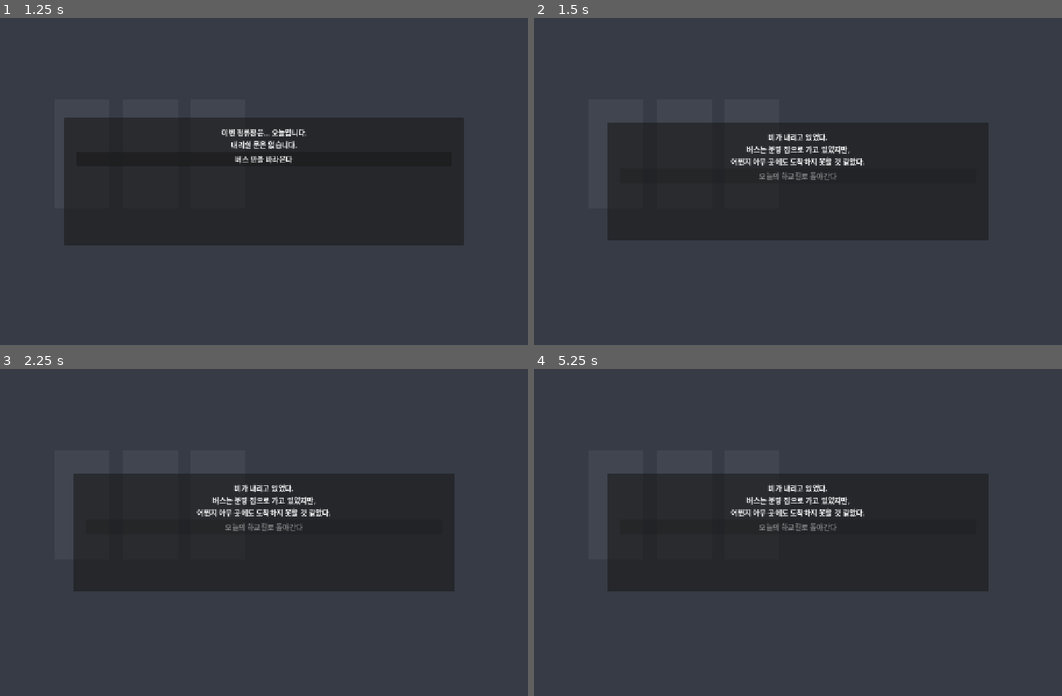
Above: before the commit, frames 1-4 (two rows, left to right).
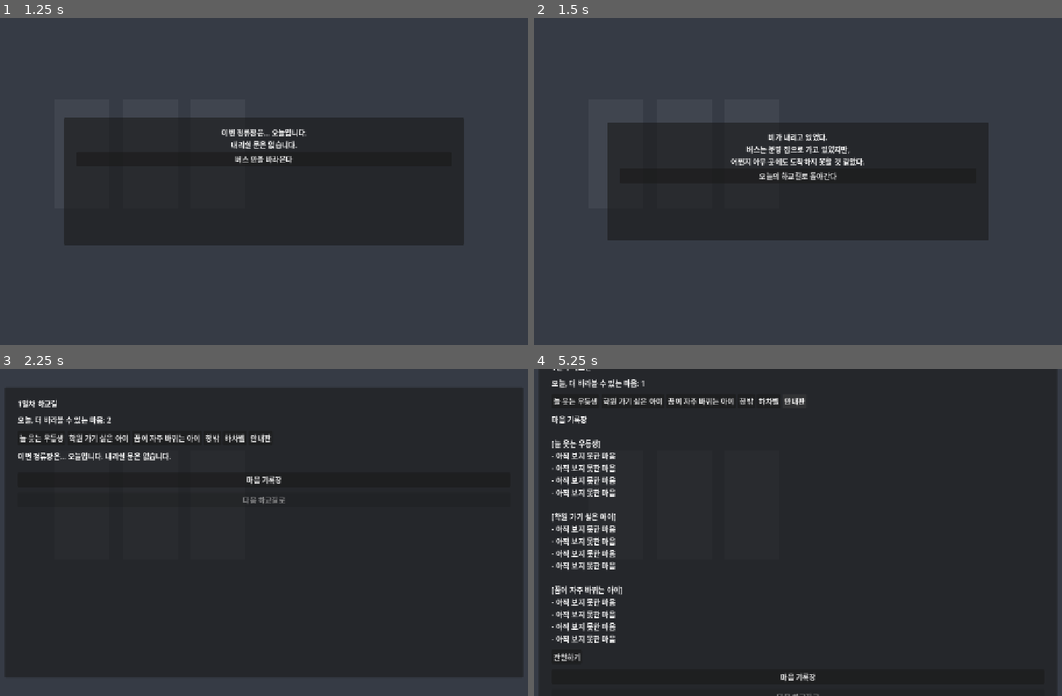
Above: after the commit, the same moments.

Repository: yogitobi31/afterschool
Game: Godot game, scene res://scenes/Main.tscn
The game is run twice, just before and just after one commit, with the same random seed, the same clock (stepped at 60 frames per second) and the same inputs.
Inputs (mouse positions are in pixels of both pictures, inside the frame that each line leads up to):
- Up to frame 1 (1.25 s): click "창밖을 바라본다" at 0.5 s
- Up to frame 2 (1.5 s): click "버스 안을 바라본다" at 1.25 s
- Up to frame 3 (2.25 s): click (264, 525) at 2 s, where only the run after the commit has a clickable "오늘의 하교길로 돌아간다"
- Up to frame 4 (5.25 s): click (792, 437) at 2.75 s, where only the run after the commit has a clickable "안내판"; click (565, 473) at 3.5 s, where only the run after the commit has a clickable "관찰하기"; click (798, 493) at 4.25 s, where only the run after the commit has a clickable "마음 기록장"; click (792, 401) at 5 s, where only the run after the commit has a clickable "안내판"

Frame 1 is identical in both runs. In frame 2, 0.2% of the frame differs, in the area x 42-58%, y 47-50%; in frame 3, 61%; in frame 4, 72%, in the area x 1-99%, y 0-100%.

Commit message:
Fix day intro transition and implement 5-day clue loop gameplay

Diff:
--- a/scripts/main.gd
+++ b/scripts/main.gd
@@ -2,11 +2,13 @@
 
 const DAY_INTRO_TEXTS: Dictionary = {
 	1: "비가 내리고 있었다.\n버스는 분명 집으로 가고 있었지만,\n어쩐지 아무 곳에도 도착하지 못할 것 같았다.",
-	2: "같은 하교길인데 어제 보지 못한 장면이 보였다.",
-	3: "반복될수록 버스 안의 색이 조금씩 옅어졌다.",
-	4: "겉으로 보이는 색과 진짜 마음이 다를 수도 있다는 생각이 들었다.",
-	5: "다섯 번째 하교길. 오늘은 더는 조사하지 않는다. 이제 선택해야 한다."
+	2: "같은 빗소리.\n같은 좌석.\n하지만 어제 보지 못했던 색이 하나 보였다.",
+	3: "버스 안의 색이 조금씩 사라지고 있었다.\n누군가의 마음이 회색으로 접히고 있었다.",
+	4: "이제는 알아야 했다.\n밝아 보이는 색이, 정말 그 아이의 색인지.",
+	5: "다섯 번째 하교길.\n오늘은 누군가에게 하나의 색을 건네야 한다."
 }
+
+const STUDENT_IDS: Array[String] = ["honor_student", "academy_child", "drifting_dreamer"]
 
 @onready var title_layer: VBoxContainer = $Root/TitleLayer
 @onready var intro_layer: PanelContainer = $Root/IntroLayer
@@ -18,8 +20,9 @@
 @onready var day_label: Label = $Root/BusLayer/Margin/V/DayLabel
 @onready var guide_label: Label = $Root/BusLayer/Margin/V/GuideLabel
 @onready var observe_label: Label = $Root/BusLayer/Margin/V/Observe
-@onready var student_buttons: HBoxContainer = $Root/BusLayer/Margin/V/Students
+@onready var area_buttons: HBoxContainer = $Root/BusLayer/Margin/V/Students
 @onready var day_intro_label: Label = $Root/DayIntroLayer/Margin/V/Text
+@onready var day_intro_next_button: Button = $Root/DayIntroLayer/Margin/V/NextButton
 @onready var color_prompt_label: Label = $Root/ColorLayer/Margin/V/Prompt
 @onready var color_cards: VBoxContainer = $Root/ColorLayer/Margin/V/Cards
 @onready var result_label: Label = $Root/ResultLayer/Margin/V/ResultText
@@ -29,163 +32,263 @@
 var state: GameState = GameState.new()
 var audio: AudioManager = AudioManager.new()
 var selected_student_id: String = ""
-var selected_color_id: String = ""
+var selected_area_id: String = ""
+var action_buttons: HBoxContainer
+var next_day_button: Button
+var journal_button: Button
 
 func _ready() -> void:
 	data.load_all()
 	add_child(audio)
+	_setup_bus_extra_ui()
 	_setup_buttons()
 	_show_only(title_layer)
+	audio.play_bgm("title_bgm")
+	audio.play_ambience("rain_ambience")
+
+func _setup_bus_extra_ui() -> void:
+	var bus_v: VBoxContainer = $Root/BusLayer/Margin/V
+	action_buttons = HBoxContainer.new()
+	journal_button = Button.new()
+	next_day_button = Button.new()
+	journal_button.text = "마음 기록장"
+	next_day_button.text = "다음 하교길로"
+	next_day_button.disabled = true
+	journal_button.pressed.connect(func() -> void: _show_journal())
+	next_day_button.pressed.connect(func() -> void: _advance_flow())
+	bus_v.add_child(action_buttons)
+	bus_v.add_child(journal_button)
+	bus_v.add_child(next_day_button)
 
 func _setup_buttons() -> void:
-	$Root/TitleLayer/StartButton.text = "창밖을 바라본다"
-	$Root/TitleLayer/StartButton.pressed.connect(func() -> void: _show_only(intro_layer))
-	$Root/IntroLayer/Margin/V/NextButton.pressed.connect(func() -> void: _show_day_intro())
-	$Root/DayIntroLayer/Margin/V/NextButton.pressed.connect(func() -> void: _show_bus())
-	$Root/ResultLayer/Margin/V/NextButton.pressed.connect(func() -> void: _advance_flow())
-	$Root/EndingLayer/Margin/V/RestartButton.pressed.connect(func() -> void: _restart())
+	var start_button: Button = $Root/TitleLayer/StartButton
+	var intro_next_button: Button = $Root/IntroLayer/Margin/V/NextButton
+	var result_next_button: Button = $Root/ResultLayer/Margin/V/NextButton
+	var restart_button: Button = $Root/EndingLayer/Margin/V/RestartButton
+	start_button.text = "창밖을 바라본다"
+	start_button.pressed.connect(func() -> void: _show_only(intro_layer))
+	intro_next_button.pressed.connect(func() -> void: _show_day_intro())
+	day_intro_next_button.disabled = false
+	day_intro_next_button.mouse_filter = Control.MOUSE_FILTER_STOP
+	if not day_intro_next_button.pressed.is_connected(_on_day_intro_continue_pressed):
+		day_intro_next_button.pressed.connect(_on_day_intro_continue_pressed)
+	result_next_button.pressed.connect(func() -> void: _advance_flow())
+	restart_button.pressed.connect(func() -> void: _restart())
+	_set_mouse_ignore_recursive(day_intro_layer, day_intro_next_button)
+
+func _set_mouse_ignore_recursive(node: Node, except_button: Button) -> void:
+	for child_node in node.get_children():
+		var child: Node = child_node
+		if child is Control:
+			var control_child: Control = child as Control
+			if control_child != except_button:
+				control_child.mouse_filter = Control.MOUSE_FILTER_IGNORE
+		if child.get_child_count() > 0:
+			_set_mouse_ignore_recursive(child, except_button)
 
 func _show_day_intro() -> void:
 	_show_only(day_intro_layer)
 	day_intro_label.text = str(DAY_INTRO_TEXTS.get(state.day, ""))
+	day_intro_next_button.text = "마지막 하교길로 간다" if state.day == 5 else "오늘의 하교길로 돌아간다"
+
+func _on_day_intro_continue_pressed() -> void:
+	_show_bus()
+
+func _unhandled_input(event: InputEvent) -> void:
+	if day_intro_layer.visible and event.is_action_pressed("ui_accept"):
+		_on_day_intro_continue_pressed()
 
 func _show_bus() -> void:
 	_show_only(bus_layer)
 	day_label.text = "%d일차 하교길" % state.day
-	guide_label.text = "마지막 선택: 학생 한 명과 색 하나를 고른다." if state.day == 5 else "오늘, 더 바라볼 수 있는 마음: %d" % state.action_points
-	observe_label.text = "이상한 안내방송: 이번 정류장은… 오늘입니다. 내리실 문은 없습니다."
+	guide_label.text = _ap_text()
+	observe_label.text = "이번 정류장은… 오늘입니다. 내리실 문은 없습니다."
 	_refresh_bus_actions()
+	audio.play_bgm("color_choice_bgm" if state.day == 5 else "bus_loop_bgm")
+	audio.play_ambience("bus_engine_ambience")
 
 func _refresh_bus_actions() -> void:
-	for c in student_buttons.get_children():
+	for c in area_buttons.get_children():
 		c.queue_free()
-	for student in data.students:
-		var student_data: Dictionary = student
+	for student_data in data.students:
+		var student: Dictionary = student_data as Dictionary
 		var b: Button = Button.new()
-		var student_id: String = str(student_data.get("id", ""))
-		b.text = str(student_data.get("name", ""))
+		var student_id: String = str(student.get("id", ""))
+		b.text = str(student.get("name", ""))
 		b.pressed.connect(func() -> void: _on_area_selected(student_id))
-		student_buttons.add_child(b)
+		area_buttons.add_child(b)
 	for area_id in ["window", "bell", "sign"]:
 		var area_button: Button = Button.new()
-		area_button.text = _area_name(area_id)
-		area_button.pressed.connect(func() -> void: _on_area_selected(area_id))
-		student_buttons.add_child(area_button)
+		area_button.text = _area_name(str(area_id))
+		area_button.pressed.connect(func() -> void: _on_area_selected(str(area_id)))
+		area_buttons.add_child(area_button)
+	_update_action_buttons([])
+	next_day_button.disabled = state.day < 5 and state.action_points > 0
 
 func _on_area_selected(area_id: String) -> void:
+	selected_area_id = area_id
 	if state.day == 5:
-		if area_id in ["honor_student", "academy_child", "drifting_dreamer"]:
+		if STUDENT_IDS.has(area_id):
 			selected_student_id = area_id
 			_show_color_choice()
 		return
 	if not state.can_act():
 		observe_label.text = "오늘은 더 바라볼 수 없다."
 		return
-	var clue: Dictionary = _find_clue_for(area_id)
+	var actions: Array[String] = _actions_for_area(area_id)
+	_update_action_buttons(actions)
+
+func _actions_for_area(area_id: String) -> Array[String]:
+	if STUDENT_IDS.has(area_id):
+		return ["observe", "talk", "inspect_item"]
+	if area_id == "window":
+		return ["observe", "inspect_item"]
+	if area_id == "bell" or area_id == "sign":
+		return ["observe"]
+	return []
+
+func _update_action_buttons(actions: Array[String]) -> void:
+	for c in action_buttons.get_children():
+		c.queue_free()
+	for action_id in actions:
+		var button: Button = Button.new()
+		var action_type: String = str(action_id)
+		button.text = _action_name(action_type)
+		button.pressed.connect(func() -> void: _perform_action(action_type))
+		action_buttons.add_child(button)
+
+func _perform_action(action_type: String) -> void:
+	if not state.can_act():
+		observe_label.text = "오늘은 더 바라볼 수 없다."
+		return
+	var clue: Dictionary = _find_clue_for(selected_area_id, action_type)
+	state.spend_action()
 	if clue.is_empty():
-		state.spend_action()
 		observe_label.text = "기억에 남은 장면은 있었지만, 새 단서는 찾지 못했다."
-		guide_label.text = "오늘, 더 바라볼 수 있는 마음: %d" % state.action_points if state.action_points > 0 else "오늘은 더 바라볼 수 없다."
-		return
-	state.spend_action()
-	var clue_id: String = str(clue.get("id", ""))
-	var student_id: String = str(clue.get("student_id", ""))
-	var clue_title: String = str(clue.get("title", ""))
-	var hint_text: String = _hint_text(clue.get("color_hints", []) as Array)
-	if state.mark_clue_discovered(student_id, clue_id):
-		observe_label.text = "새로 보인 마음: %s\n색의 흔적: %s\n%s" % [clue_title, hint_text, str(clue.get("text", ""))]
-		audio.play_sfx("ui_select_sfx")
 	else:
-		observe_label.text = "기억에 남은 장면: %s\n이미 본 마음이었지만, 오늘은 다르게 남았다." % clue_title
-	guide_label.text = "오늘, 더 바라볼 수 있는 마음: %d" % state.action_points if state.action_points > 0 else "오늘은 더 바라볼 수 없다."
-
-func _find_clue_for(area_id: String) -> Dictionary:
+		var clue_id: String = str(clue.get("id", ""))
+		var student_id: String = str(clue.get("student_id", ""))
+		var clue_title: String = str(clue.get("title", ""))
+		var hint_text: String = _hint_text(clue.get("color_hints", []) as Array)
+		if state.mark_clue_discovered(student_id, clue_id):
+			observe_label.text = "새로 보인 마음: %s\n색의 흔적: %s\n기억에 남은 장면이 기록되었다." % [clue_title, hint_text]
+			audio.play_sfx("ui_select_sfx")
+		else:
+			observe_label.text = "이미 보았던 마음이지만, 오늘은 다르게 남았다."
+	guide_label.text = _ap_text()
+	next_day_button.disabled = state.day < 5 and state.action_points > 0
+
+func _find_clue_for(area_id: String, action_type: String) -> Dictionary:
 	for clue_data in data.clues:
-		var clue: Dictionary = clue_data
+		var clue: Dictionary = clue_data as Dictionary
 		var day_available: int = int(clue.get("day_available", 9))
 		var clue_id: String = str(clue.get("id", ""))
 		var clue_area: String = str(clue.get("area", ""))
-		if day_available <= state.day and clue_area == area_id and not state.is_clue_discovered(clue_id):
+		var clue_action_type: String = str(clue.get("action_type", ""))
+		if day_available <= state.day and clue_area == area_id and clue_action_type == action_type and not state.is_clue_discovered(clue_id):
 			return clue
 	return {}
 
+func _show_journal() -> void:
+	var lines: Array[String] = ["마음 기록장"]
+	for student_data in data.students:
+		var student: Dictionary = student_data as Dictionary
+		var student_id: String = str(student.get("id", ""))
+		lines.append("\n[%s]" % str(student.get("name", "학생")))
+		for clue_data in data.clues:
+			var clue: Dictionary = clue_data as Dictionary
+			if str(clue.get("student_id", "")) != student_id:
+				continue
+			var clue_id: String = str(clue.get("id", ""))
+			if state.is_clue_discovered(clue_id):
+				lines.append("- %s | %s" % [str(clue.get("title", "")), _hint_text(clue.get("color_hints", []) as Array)])
+			else:
+				lines.append("- 아직 보지 못한 마음")
+	observe_label.text = "\n".join(lines)
+
 func _show_color_choice() -> void:
 	_show_only(color_layer)
-	color_prompt_label.text = "마지막 하교길이 끝나기 전, %s에게 건넬 색을 고른다." % _student_name(selected_student_id)
+	color_prompt_label.text = "%s에게 마지막 색을 건넨다." % _student_name(selected_student_id)
 	for c in color_cards.get_children():
 		c.queue_free()
-	for color in data.colors:
-		var color_data: Dictionary = color
+	for color_data in data.colors:
+		var color: Dictionary = color_data as Dictionary
 		var b: Button = Button.new()
-		b.text = "%s\n%s" % [str(color_data.get("name", "")), str(color_data.get("meaning", ""))]
-		var color_id: String = str(color_data.get("id", ""))
+		var color_id: String = str(color.get("id", ""))
+		b.text = "%s\n%s" % [str(color.get("name", "")), str(color.get("meaning", ""))]
 		b.pressed.connect(func() -> void: _resolve_final_choice(color_id))
 		color_cards.add_child(b)
 
 func _resolve_final_choice(color_id: String) -> void:
-	selected_color_id = color_id
 	var student: Dictionary = _student_by_id(selected_student_id)
 	var true_colors: Array = student.get("true_colors", []) as Array
 	var surface_color: String = str(student.get("surface_color", ""))
 	var risk_color: String = str(student.get("risk_color", ""))
 	var result_type: String = "other"
-	if true_colors.has(color_id):
-		result_type = "good"
-	elif color_id == surface_color and not true_colors.has(color_id):
-		result_type = "surface"
-	elif color_id == risk_color:
-		result_type = "risk"
+	if true_colors.has(color_id): result_type = "good"
+	elif color_id == surface_color and not true_colors.has(color_id): result_type = "surface"
+	elif color_id == risk_color: result_type = "risk"
 	state.record_final_choice(selected_student_id, color_id, result_type)
 	_show_only(result_layer)
 	var result_texts: Dictionary = student.get("result_texts", {}) as Dictionary
-	result_label.text = str(result_texts.get(result_type, ""))
+	result_label.text = str(result_texts.get(result_type, "불완전한 선택이었지만, 다시 바라볼 이유가 남았다."))
+	audio.fade_bgm(0.6, -20.0)
+	audio.stop_ambience()
+	audio.play_ambience("rain_ambience")
 
 func _advance_flow() -> void:
 	if state.day == 5:
-		_show_ending()
-		return
-	if state.advance_day():
-		_show_ending()
-	else:
-		_show_day_intro()
+		_show_ending(); return
+	if state.advance_day(): _show_ending()
+	else: _show_day_intro()
 
 func _show_ending() -> void:
 	_show_only(ending_layer)
-	ending_label.text = "이 하교길은 끝났지만, 다시 바라볼 이유가 남았다.\n마음 기록장에 남은 장면들을 따라가면 다른 결론에 닿을지도 모른다."
+	ending_label.text = "같은 하교길을 반복할수록, 웃고 있던 아이들의 진짜 색이 보이기 시작했다.\n아직 닿지 못한 마음이 남아 있다."
 
 func _restart() -> void:
 	state.reset()
+	audio.play_bgm("title_bgm")
 	_show_only(title_layer)
 
 func _show_only(target: Control) -> void:
 	var layers: Array[Control] = [title_layer, intro_layer, day_intro_layer, bus_layer, color_layer, result_layer, ending_layer]
-	for layer in layers:
-		layer.visible = layer == target
+	for layer in layers: layer.visible = layer == target
+
+func _ap_text() -> String:
+	if state.action_points > 0:
+		return "오늘, 더 바라볼 수 있는 마음: %d" % state.action_points
+	return "오늘은 더 바라볼 수 없다."
+
+func _action_name(action_type: String) -> String:
+	if action_type == "observe": return "관찰하기"
+	if action_type == "talk": return "말을 걸어본다"
+	return "소품을 살펴본다"
 
 func _hint_text(colors: Array) -> String:
 	var words: Array[String] = []
 	for color_var in colors:
 		var color_id: String = str(color_var)
-		if color_id == "blue": words.append("파랑(차가운 숨)")
-		elif color_id == "green": words.append("초록(다시 시작)")
-		elif color_id == "red": words.append("빨강(멈춘 진심)")
-		elif color_id == "yellow": words.append("노랑(밝은 가면)")
-		elif color_id == "purple": words.append("보라(흔들리는 꿈)")
-		elif color_id == "gray": words.append("회색(오래 버틴 마음)")
+		if color_id == "blue": words.append("파랑")
+		elif color_id == "green": words.append("초록")
+		elif color_id == "red": words.append("빨강")
+		elif color_id == "yellow": words.append("노랑")
+		elif color_id == "purple": words.append("보라")
+		elif color_id == "gray": words.append("회색")
 	return ", ".join(words)
 
 func _area_name(area_id: String) -> String:
 	if area_id == "window": return "창밖"
 	if area_id == "bell": return "하차벨"
-	return "안내판"
+	if area_id == "sign": return "안내판"
+	return ""
 
 func _student_name(student_id: String) -> String:
 	var student: Dictionary = _student_by_id(student_id)
 	return str(student.get("name", "학생"))
 
 func _student_by_id(student_id: String) -> Dictionary:
-	for student in data.students:
-		var item: Dictionary = student
-		if str(item.get("id", "")) == student_id:
-			return item
+	for item_data in data.students:
+		var item: Dictionary = item_data as Dictionary
+		if str(item.get("id", "")) == student_id: return item
 	return {}
